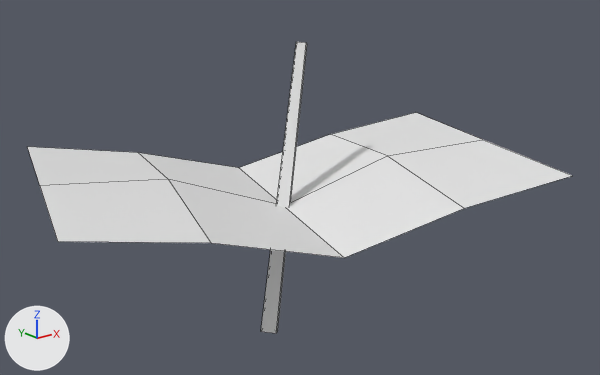
A saved change to the OBJ model src/main/resources/assets/stonedew/models/block/plants/plant_0_1_0_lod.obj.
Rendered twice from a 50 mm camera at (0.245, -0.847, 0.221) aimed at (0.527, -0.495, 0.08). Lighting does not change. The marker at lower left points along +X, +Y and +Z. The picture after the commit comes second. Mesh edges are drawn as thin lines. Materials are left out; every surface is plain grey. Where no turn or scale is listed for an object, it has been applied to the vertices. Vertices at exactly the same position are counted once.

In view in the first picture: 'model'.
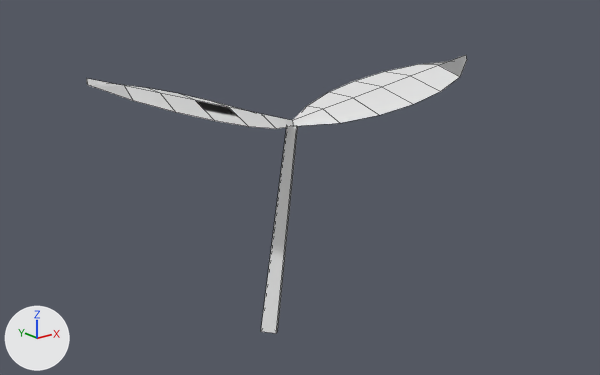
What differs and where, as boxes (x1, y1, x2, y2) in the pictures (600 x 375 px; the box of a moved part takes in the faces that stretch with it):
'model', reshaped (30% narrower)
    before: (28, 42, 572, 333)
    after: (87, 55, 467, 333)
part 1 of me_model, added
    after: (87, 55, 467, 129)
part 2 of me_model, deleted
    before: (28, 113, 572, 258)
part 3 of me_model, moved or reshaped
    before: (261, 42, 307, 333)
    after: (261, 125, 298, 333)

What changed in the scene script:
```text
Change me_model:
    used by ob_model
    verts and faces of me_model; kept vertices keep their numbers, new ones are numbered from 23
    before: 0 (0.506, -0.5, -0.002) at pixel (277, 330), 1 (0.5, -0.494, -0.001), 2 (0.544, -0.471, 0.157), 3 (0.548, -0.475, 0.157) at pixel (307, 44), 4 (0.494, -0.5, 0.002) at pixel (260, 331)
    before: 5 (0.54, -0.475, 0.159) at pixel (296, 41), 6 (0.5, -0.506, 0.001) at pixel (276, 333), 7 (0.544, -0.479, 0.158) at pixel (306, 42)
    remove me_model.from_pydata(...)  # 23 vertices, 12 faces; spans x 0.369..0.67, y -0.609..-0.37, z -0.002..0.159
    add me_model.from_pydata(...)  # 47 vertices, 28 faces; spans x 0.423..0.639, y -0.538..-0.426, z -0.002..0.147
    me_model part 1: a new loose piece of 39 vertices spanning x 0.423..0.639, y -0.538..-0.426, z 0.113..0.147
    me_model part 2: the loose piece of 15 vertices spanning x 0.369..0.67, y -0.609..-0.37, z 0.069..0.096 is deleted
    me_model part 3
    add delete_vertices([2, 3, 5, 7])  # with the faces that use them
    add verts[23] = (0.531, -0.478, 0.112)
    add verts[24] = (0.535, -0.482, 0.111)  # pixel (297, 126)
    add verts[25] = (0.527, -0.482, 0.114)
    add verts[26] = (0.531, -0.486, 0.113)  # pixel (296, 125)
    add faces += [(0, 1, 23, 24), (1, 4, 25, 23), (4, 6, 26, 25), (0, 24, 26, 6)]
```
